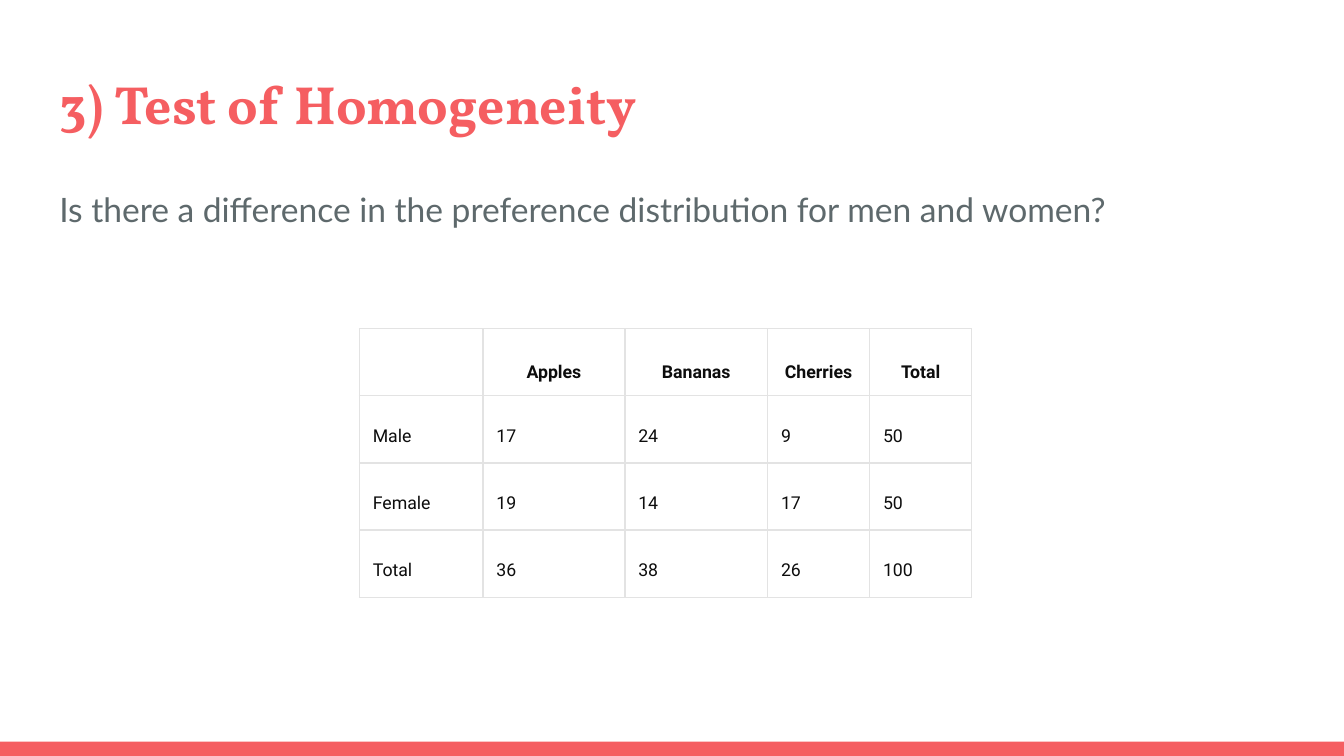
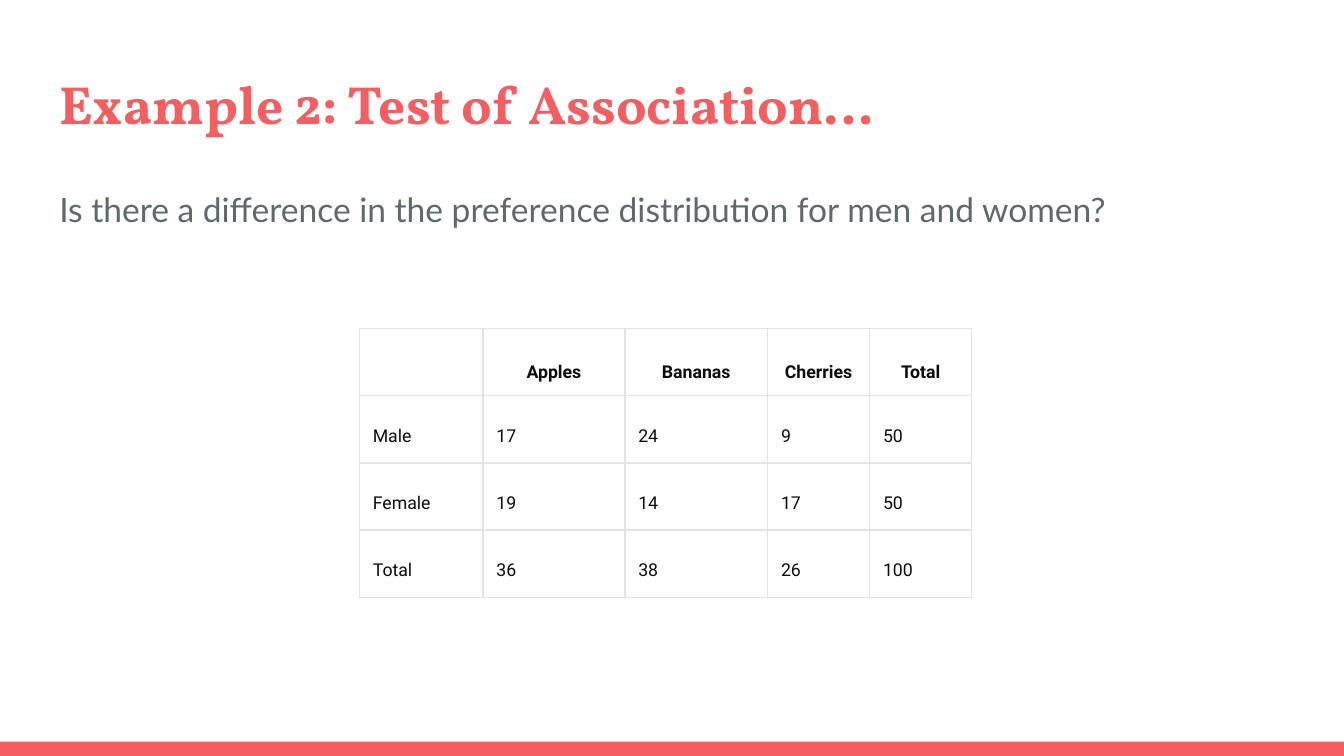
Before and after one commit to rjwrobel86/Python4Statistics, a slide deck: slide 9 of Stuff For Class/Slides/Chi-Squared Tests.pptx (slide 10 before the commit). Drawn at 1344x756 pixels with LibreOffice and Linux fonts; fonts in the diff are those of the drawing. Boxes give left, top, right and bottom in pixels: in the first picture for what was removed or moved away, otherwise in the second. Text is boxed around its words. In the diff, an @@ line names an element or a change of style, - is before the commit and + after.

```diff
--- a/Stuff For Class/Slides/Chi-Squared Tests.pptx
+++ b/Stuff For Class/Slides/Chi-Squared Tests.pptx
@@ title at bbox=[59, 85, 874, 137]: text changed @@
-3) Test of Homogeneity
+Example 2: Test of Association…
```
Also in this commit, not shown: 3 other slides changed, 2 slides added, 29 other files.
